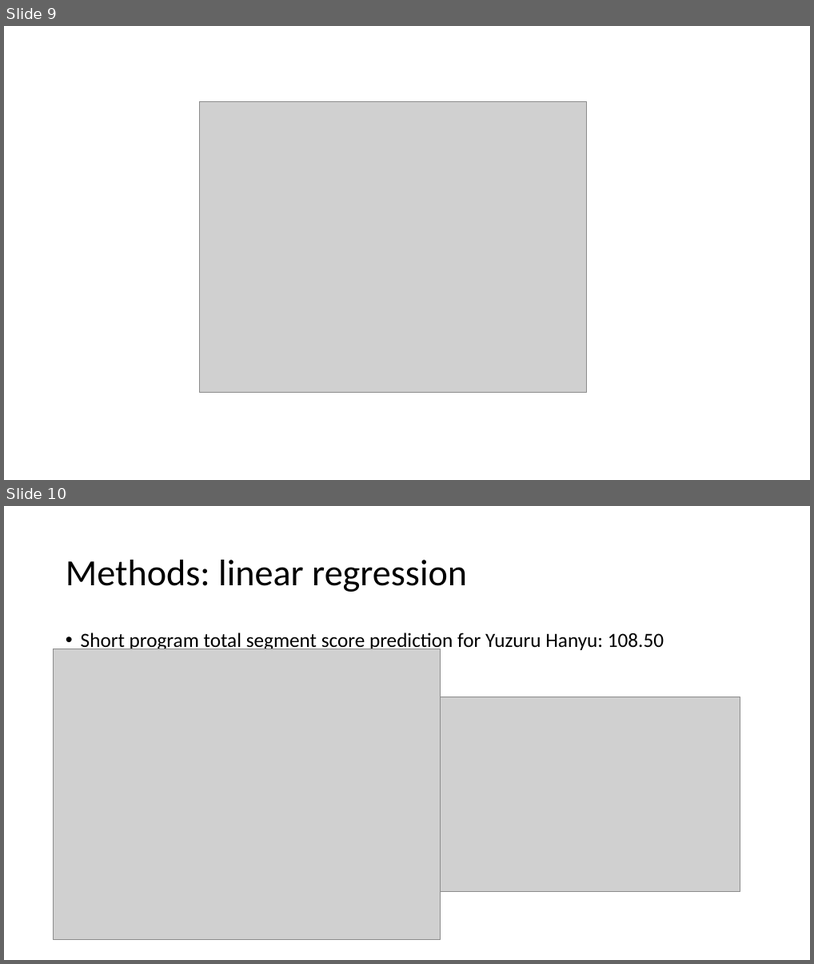
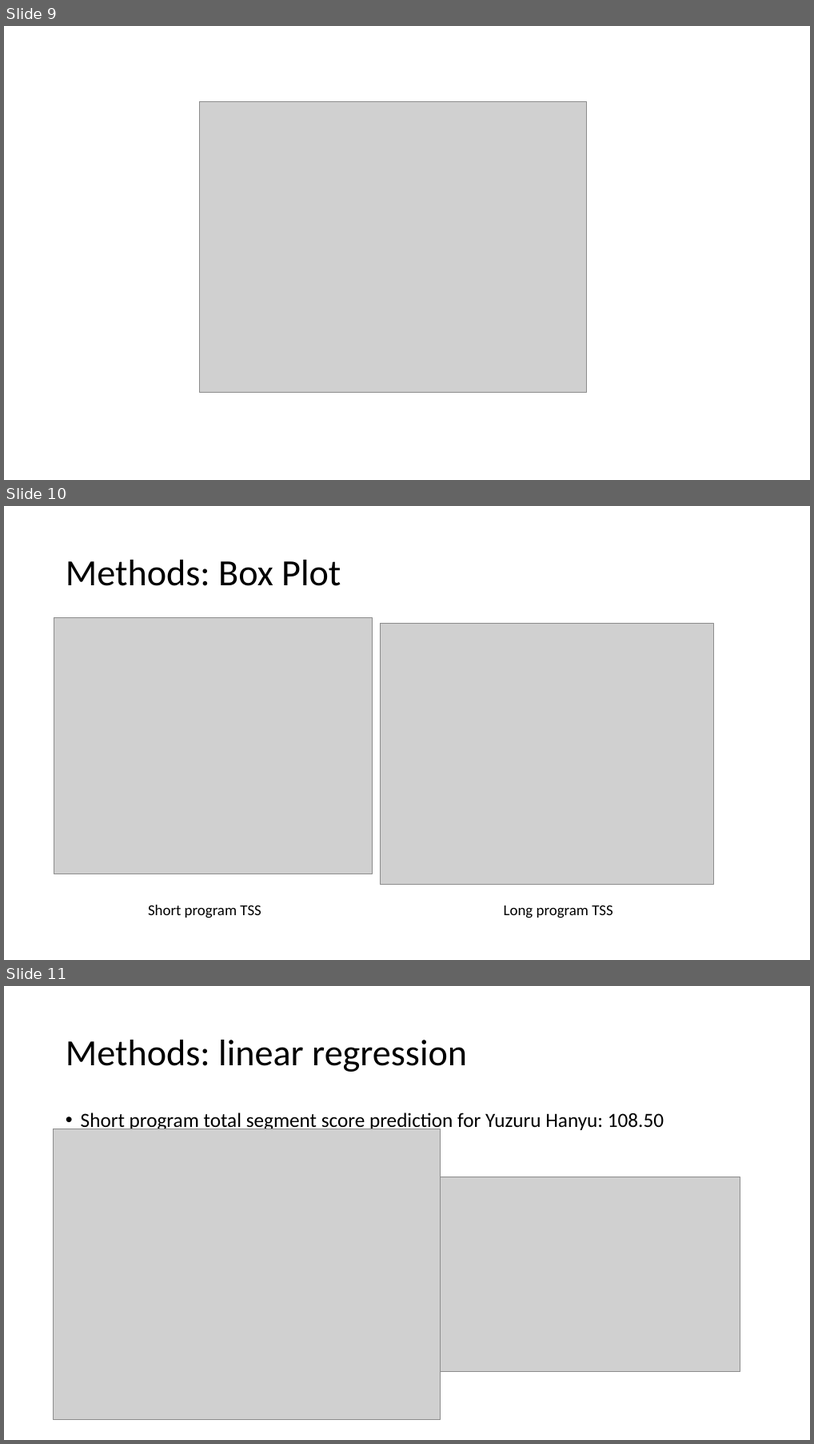
Before and after one commit to ninaanatchkova/figure_skating, a slide deck: presentation/Figure Skating at the 2018 Olympics.pptx. Shown one above the other, each under a label of ours: slides 9 and 10 before the commit, slides 9, 10 and 11 after it. The pictures are 814x964 and 814x1444 pixels, drawn with LibreOffice and Linux fonts; fonts in the diff are those of the drawing; grey boxes stand for pictures. Boxes give left, top, right and bottom in pixels: in the first picture for what was removed or moved away, otherwise in the second. Text is boxed around its words. In the diff, an @@ line names an element or a change of style, - is before the commit and + after.

```diff
--- a/presentation/Figure Skating at the 2018 Olympics.pptx
+++ b/presentation/Figure Skating at the 2018 Olympics.pptx
@@ slide 10 added at box(4, 506, 810, 960), background #FFFFFF @@
@@ title added at box(66, 560, 341, 586), 44 pt, text #000000 @@
+Methods: Box Plot
@@ picture added at box(54, 618, 372, 873) @@
@@ picture added at box(381, 623, 714, 884) @@
@@ text added at box(148, 904, 261, 918), 18 pt, text #000000 @@
+Short program TSS
@@ text added at box(504, 904, 613, 918), 18 pt, text #000000 @@
+Long program TSS
@@ what was slide 10 is now slide 11 @@
```
Also in this commit, not shown: 3 other files.
